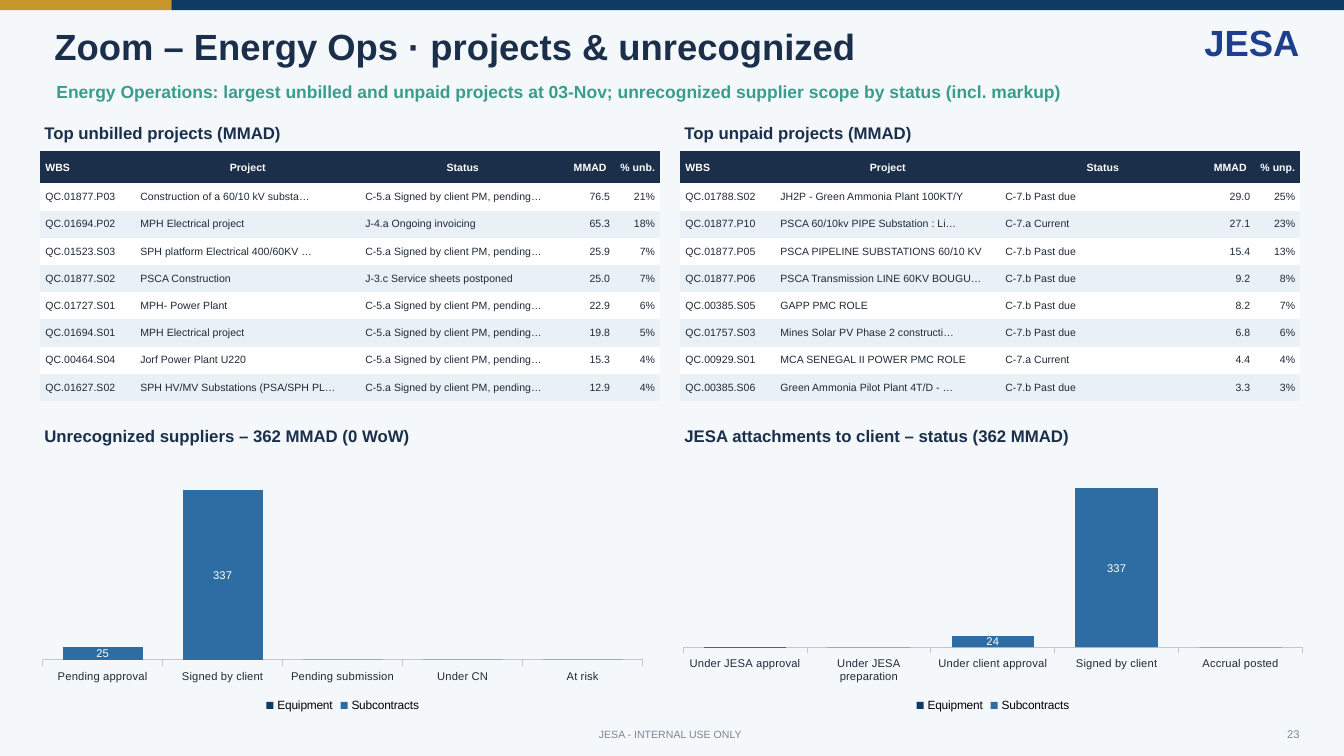
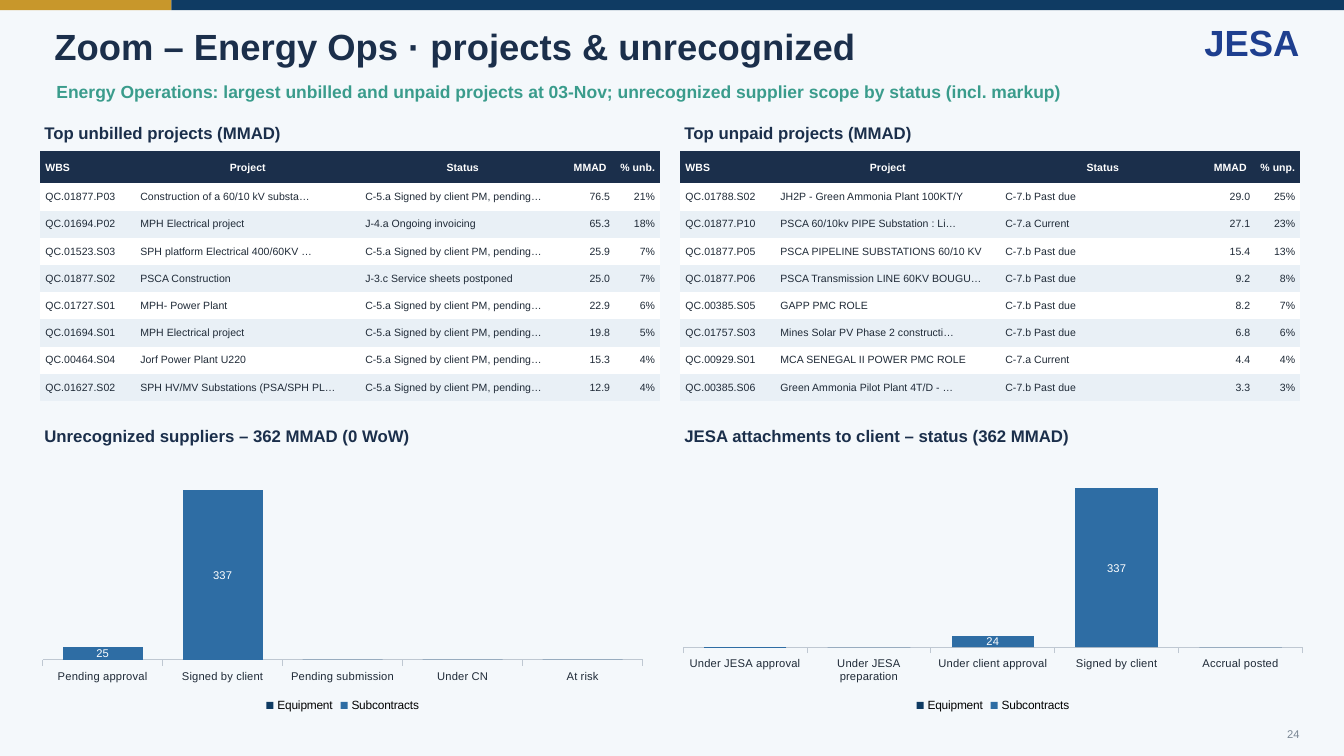
Before and after one commit to cherkaouihassan-art/Skills-Repo, a slide deck: slide 24 of weekly-ar-cash-deck/output/JESA_AR_Cash_Position_Nov_W1_2026-11-04.pptx (slide 23 before the commit). Drawn at 1344x756 pixels with LibreOffice and Linux fonts; fonts in the diff are those of the drawing. Boxes give left, top, right and bottom in pixels: in the first picture for what was removed or moved away, otherwise in the second. Text is boxed around its words. In the diff, an @@ line names an element or a change of style, - is before the commit and + after.

```diff
--- a/weekly-ar-cash-deck/output/JESA_AR_Cash_Position_Nov_W1_2026-11-04.pptx
+++ b/weekly-ar-cash-deck/output/JESA_AR_Cash_Position_Nov_W1_2026-11-04.pptx
@@ text removed at (599, 731, 742, 738) @@
-JESA - INTERNAL USE ONLY
@@ text at (1287, 730, 1299, 738): text changed @@
-23
+24
```
Also in this commit, not shown: 40 other slides changed, 1 slide added, 7 other files.
